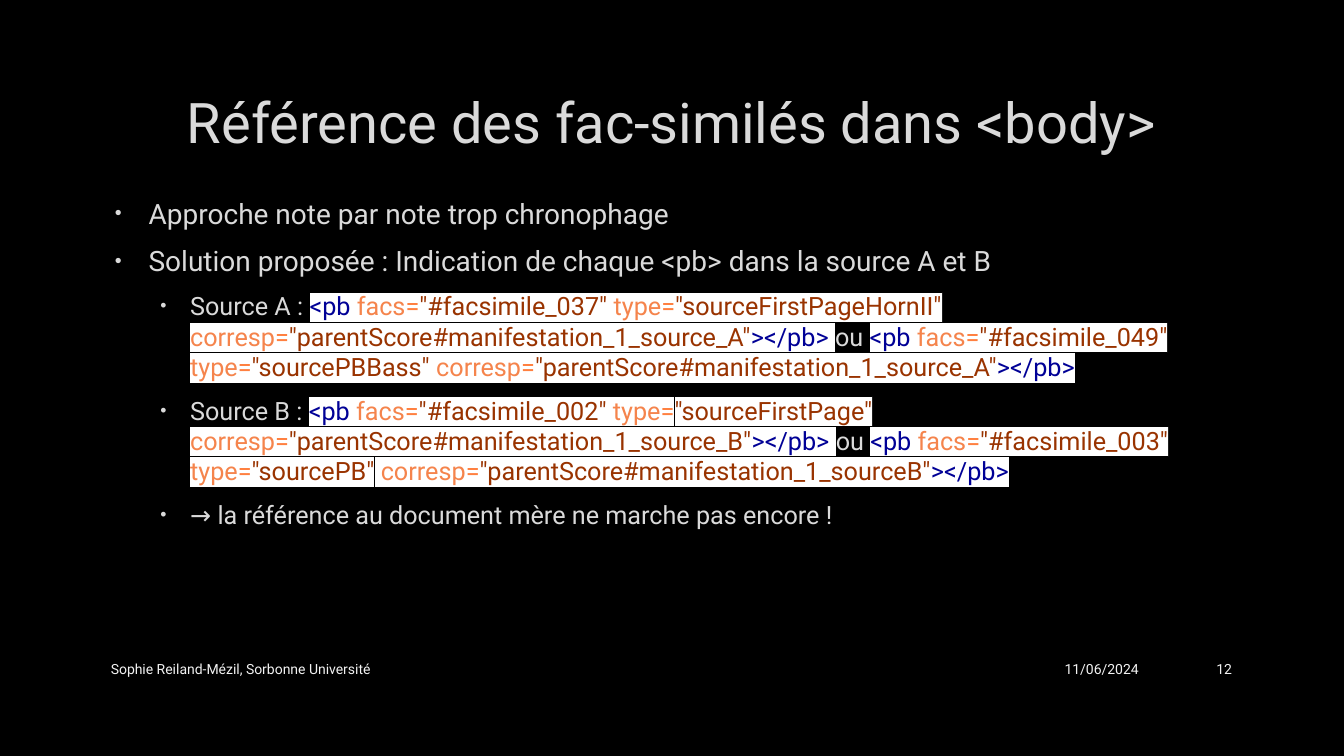
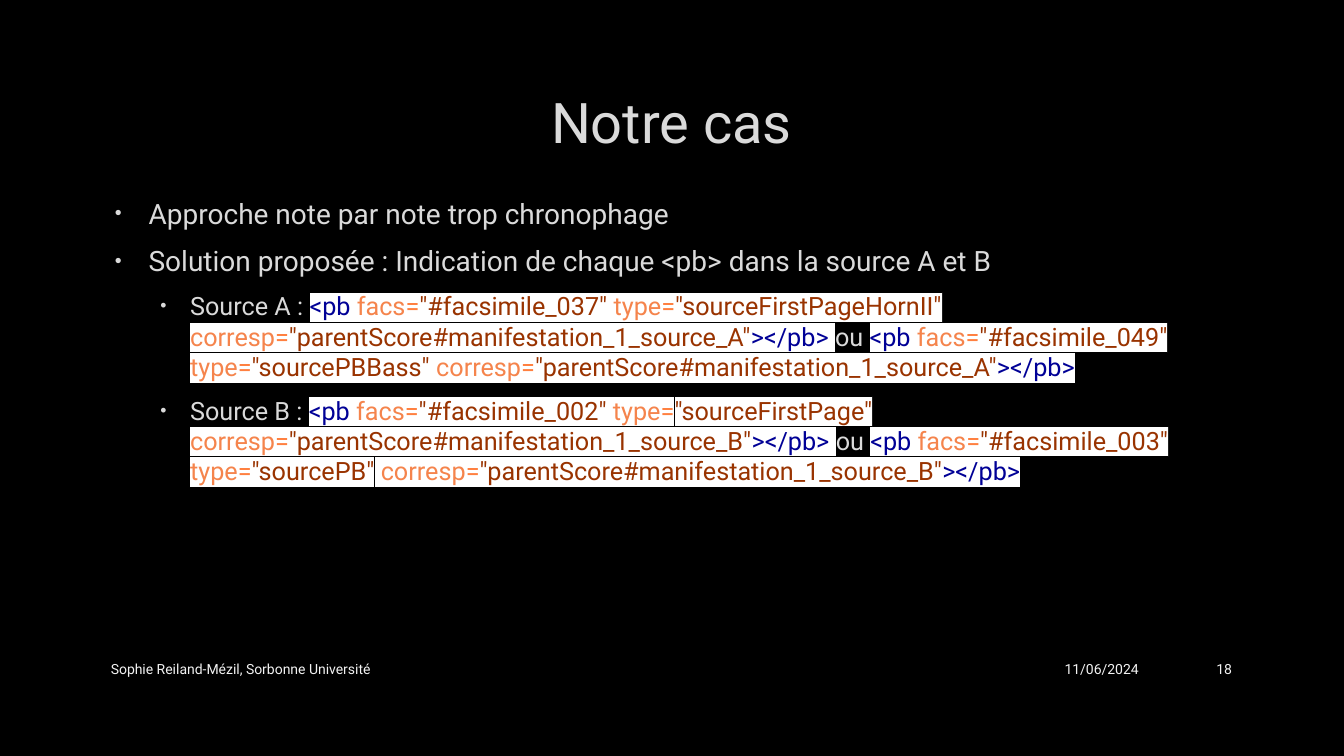
Before and after one commit to SophieReiland/graupner, a slide deck: slide 18 of presentations/Présentation_groupe_MEI.pptx (slide 12 before the commit). Drawn at 1344x756 pixels with LibreOffice and Linux fonts; fonts in the diff are those of the drawing; background and template pictures are left out. Boxes give left, top, right and bottom in pixels: in the first picture for what was removed or moved away, otherwise in the second. Text is boxed around its words. In the diff, an @@ line names an element or a change of style, - is before the commit and + after.

```diff
--- a/presentations/Présentation_groupe_MEI.pptx
+++ b/presentations/Présentation_groupe_MEI.pptx
@@ title at bbox=[551, 103, 792, 144]: text changed @@
-Référence des fac-similés dans <body>
+Notre cas
@@ text at bbox=[190, 397, 1168, 486]: text changed @@
-  • Source B : <pb facs="#facsimile_002" type="sourceFirstPage" corresp="parentScore#manifestation_1_source_B"></pb> ou <pb facs="#facsimile_003" type="sourcePB" corresp="parentScore#manifestation_1_sourceB"></pb>
-  • → la référence au document mère ne marche pas encore !
+  • Source B : <pb facs="#facsimile_002" type="sourceFirstPage" corresp="parentScore#manifestation_1_source_B"></pb> ou <pb facs="#facsimile_003" type="sourcePB" corresp="parentScore#manifestation_1_source_B"></pb>
@@ page number at bbox=[1216, 664, 1232, 674]: text changed @@
-12
+18
```
Also in this commit, not shown: 18 other slides changed, 10 slides added.
